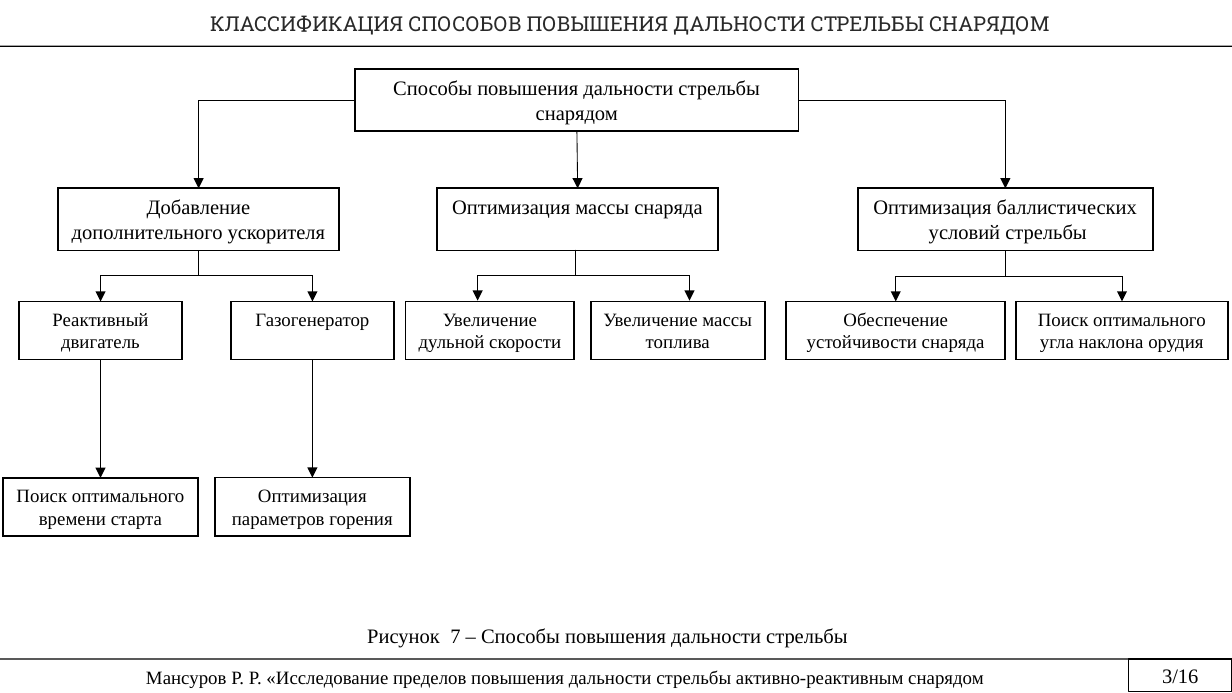
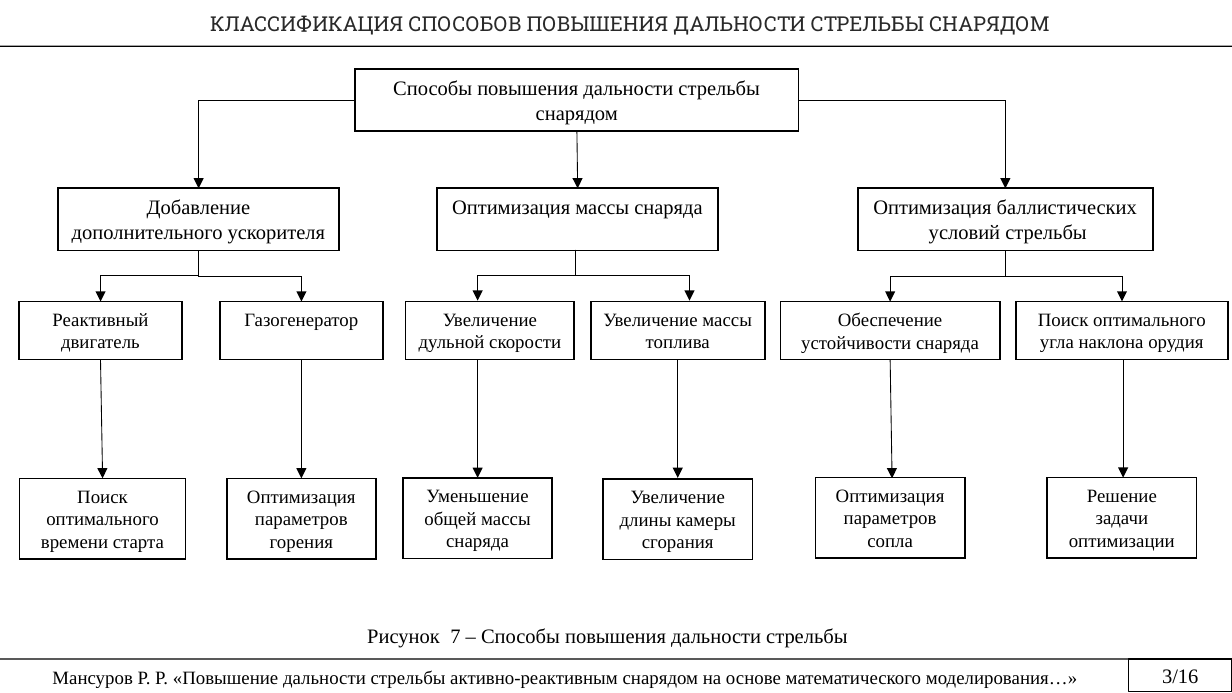
Before and after one commit to rustam-mansurov/cats, a slide deck: slide 5 of Мансуров Р.Р. — копия (2).pptx. Drawn at 1232x693 pixels with LibreOffice and Linux fonts; fonts in the diff are those of the drawing. Boxes give left, top, right and bottom in pixels: in the first picture for what was removed or moved away, otherwise in the second. Text is boxed around its words. In the diff, an @@ line names an element or a change of style, - is before the commit and + after.

```diff
--- a/Мансуров Р.Р. — копия (2).pptx
+++ b/Мансуров Р.Р. — копия (2).pptx
@@ elbow arrow moved from (198, 250) - (313, 302) to (198, 250) - (302, 302) @@
@@ elbow arrow moved from (1005, 250) - (896, 302) to (1005, 250) - (891, 302) @@
@@ rectangle "Газогенератор" moved from (x1=230, y1=302, x2=393, y2=360) to (x1=219, y1=302, x2=382, y2=360) @@
@@ rectangle "Обеспечение устойчивости снаряда" moved from (x1=786, y1=302, x2=1005, y2=360) to (x1=781, y1=302, x2=1000, y2=360) @@
@@ arrow moved from (313, 360) - (313, 478) to (302, 360) - (302, 478) @@
@@ arrow added from (478, 360) to (478, 478), #000000 0.5 pt @@
@@ arrow added from (678, 360) to (678, 478), #000000 0.5 pt @@
@@ arrow added from (891, 360) to (892, 478), #000000 0.5 pt @@
@@ arrow added from (1124, 360) to (1124, 478), #000000 0.5 pt @@
@@ rectangle "Поиск оптимального времени старта" resized from (x1=2, y1=478, x2=197, y2=536) to (x1=20, y1=478, x2=186, y2=559) @@
@@ rectangle "Оптимизация параметров горения" resized from (x1=214, y1=478, x2=409, y2=536) to (x1=227, y1=478, x2=376, y2=559) @@
@@ rectangle added at (x1=403, y1=478, x2=552, y2=559), fill #FFFFFF, outline #000000 1 pt, 11 pt, text #000000 @@
+Уменьшение общей массы снаряда
@@ rectangle added at (x1=604, y1=479, x2=753, y2=561), fill #FFFFFF, outline #000000 1 pt, 11 pt, text #000000 @@
+Увеличение длины камеры сгорания
@@ rectangle added at (x1=816, y1=478, x2=965, y2=559), fill #FFFFFF, outline #000000 1 pt, 11 pt, text #000000 @@
+Оптимизация параметров сопла
@@ rectangle added at (x1=1047, y1=478, x2=1196, y2=559), fill #FFFFFF, outline #000000 1 pt, 11 pt, text #000000 @@
+Решение задачи оптимизации
@@ text at (x1=52, y1=670, x2=1077, y2=688): text changed @@
-Мансуров Р. Р. «Исследование пределов повышения дальности стрельбы активно-реактивным снарядом
+Мансуров Р. Р. «Повышение дальности стрельбы активно-реактивным снарядом на основе математического моделирования…»
```
Also in this commit, not shown: 15 other slides changed.
